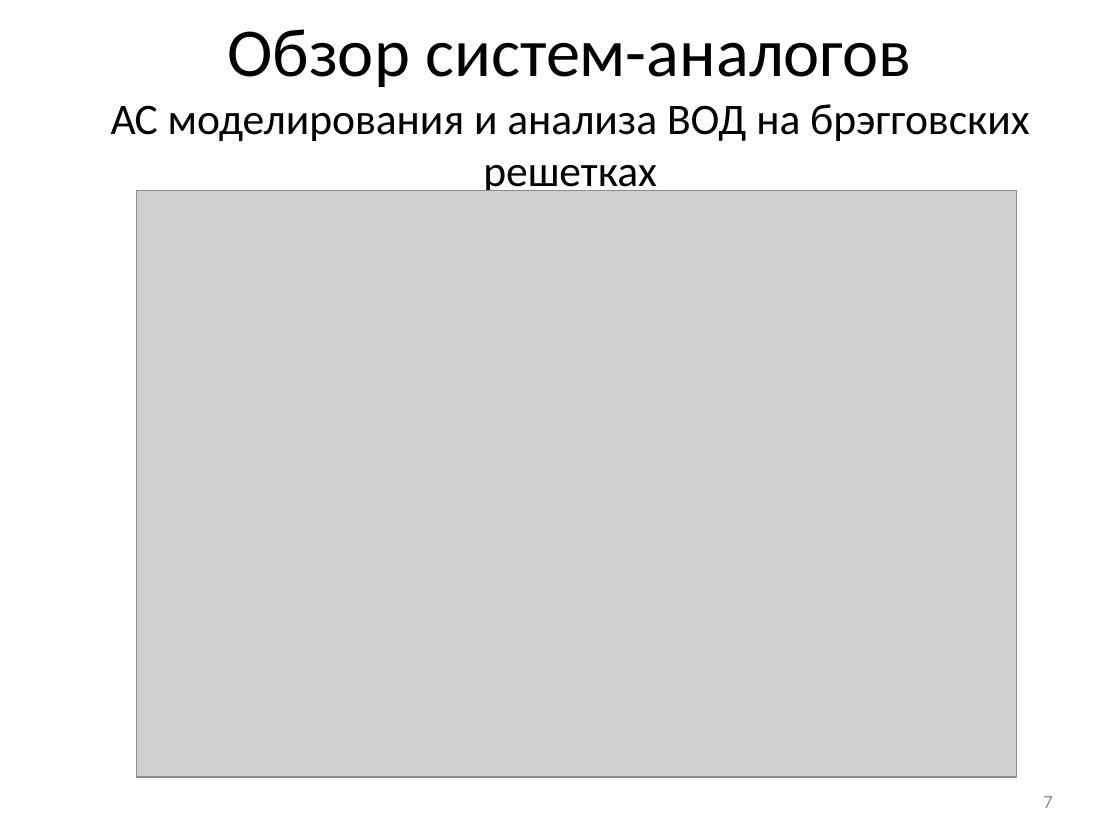
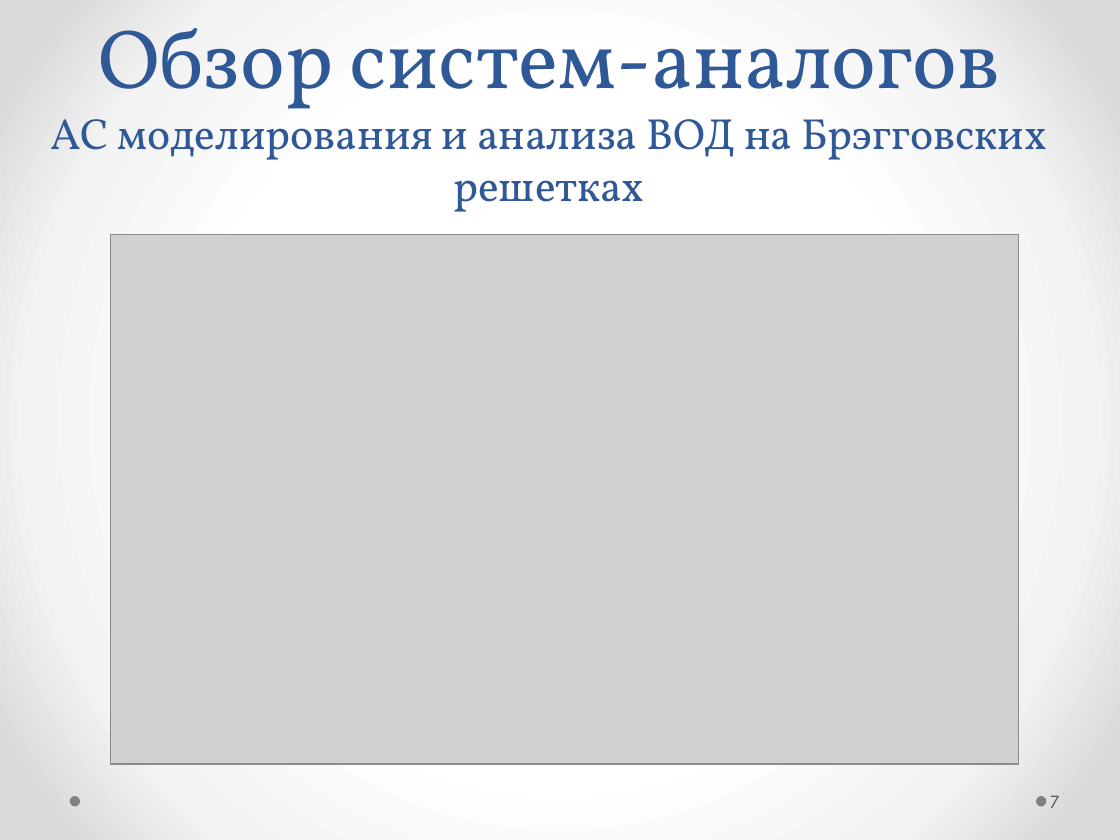
Before and after one commit to Morgan163/diplom, a slide deck: slide 7 of Автоматизированная система моделирования волоконно-оптических датчиков со структурным резервированием.pptx. Drawn at 1120x840 pixels with LibreOffice and Linux fonts; fonts in the diff are those of the drawing; grey boxes stand for pictures. Boxes give left, top, right and bottom in pixels: in the first picture for what was removed or moved away, otherwise in the second. Text is boxed around its words. In the diff, an @@ line names an element or a change of style, - is before the commit and + after.

```diff
--- a/Автоматизированная система моделирования волоконно-оптических датчиков со структурным резервированием.pptx
+++ b/Автоматизированная система моделирования волоконно-оптических датчиков со структурным резервированием.pptx
@@ background #FFFFFF to gradient #FFFFFF to #F4F4F4 to #DADADA @@
@@ title "Обзор систем-аналогов АС моделирования и ..." at (x1=51, y1=28, x2=1047, y2=212): vertical alignment middle to bottom @@
@@ title at (x1=51, y1=28, x2=1047, y2=212): text changed; font Calibri to Vollkorn; text colour #000000 to #2F5897 @@
-Обзор систем-аналогов
-АС моделирования и анализа ВОД на брэгговских решетках
+Обзор систем-аналогов
+АС моделирования и анализа ВОД на Брэгговских решетках
@@ picture resized from (x1=137, y1=190, x2=1016, y2=777) to (x1=110, y1=235, x2=1018, y2=764) @@
@@ page number moved from (x1=1043, y1=796, x2=1052, y2=808) to (x1=1050, y1=796, x2=1060, y2=808) @@
@@ page number at (x1=1050, y1=796, x2=1060, y2=808): font Calibri to League Spartan, text colour #8C8C8C to #595959; alignment right to left @@
@@ ellipse added at (x1=69, y1=796, x2=80, y2=806), fill #808080 @@
@@ ellipse added at (x1=1036, y1=796, x2=1046, y2=806), fill #808080 @@
```
Also in this commit, not shown: 8 other slides changed, 9 slides added, 9 other files.
